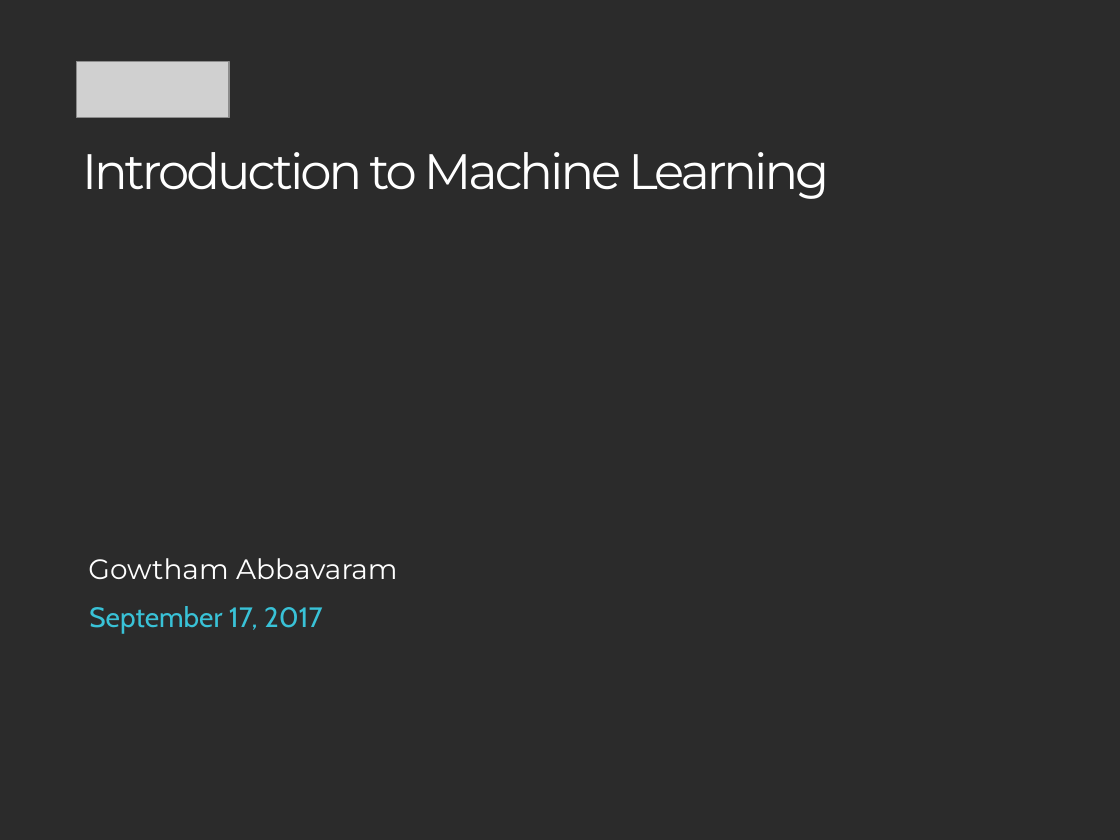
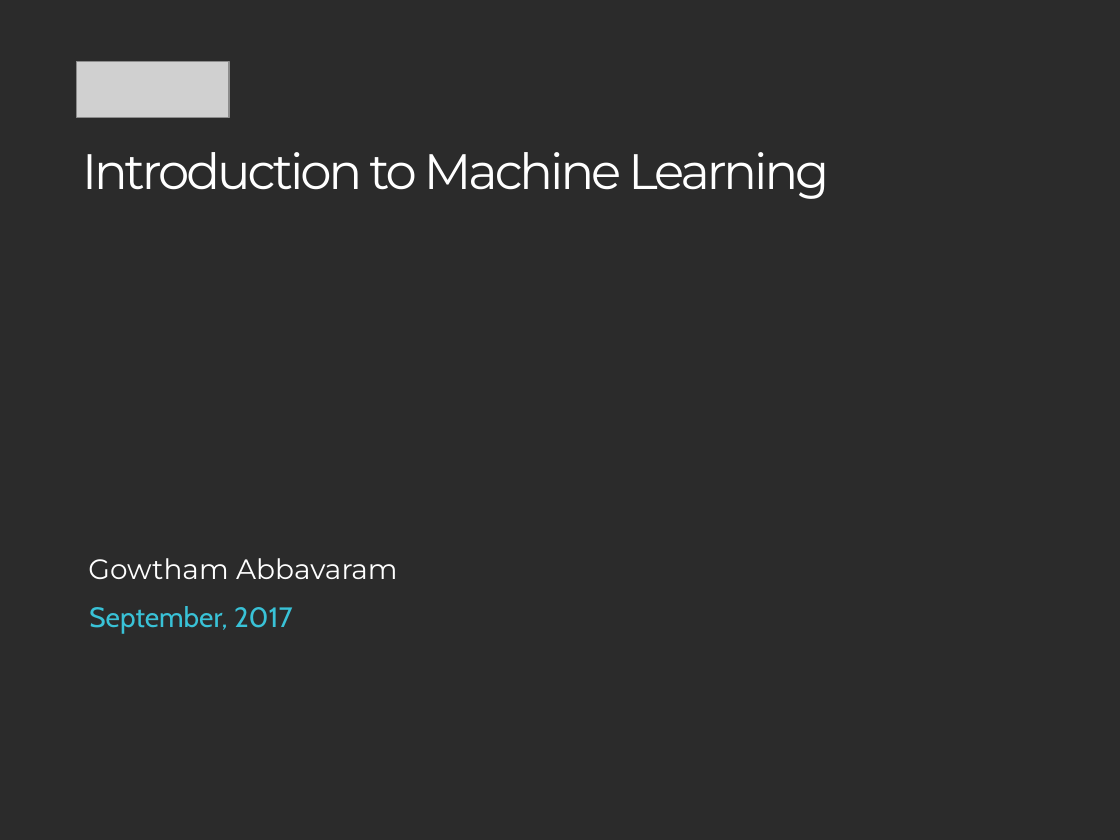
Before and after one commit to gautam0707/TechTalk1_Epam, a slide deck: slide 1 of TechTalk1.pptx. Drawn at 1120x840 pixels with LibreOffice and Linux fonts; fonts in the diff are those of the drawing; grey boxes stand for pictures; background and template pictures are left out; a plain dark background stands for a picture behind light text. Boxes give left, top, right and bottom in pixels: in the first picture for what was removed or moved away, otherwise in the second. Text is boxed around its words. In the diff, an @@ line names an element or a change of style, - is before the commit and + after.

```diff
--- a/TechTalk1.pptx
+++ b/TechTalk1.pptx
@@ text at box(89, 606, 293, 633): text changed @@
-September 17, 2017
+September, 2017
```
Also in this commit, not shown: 3 other slides changed, 2 slides added.
